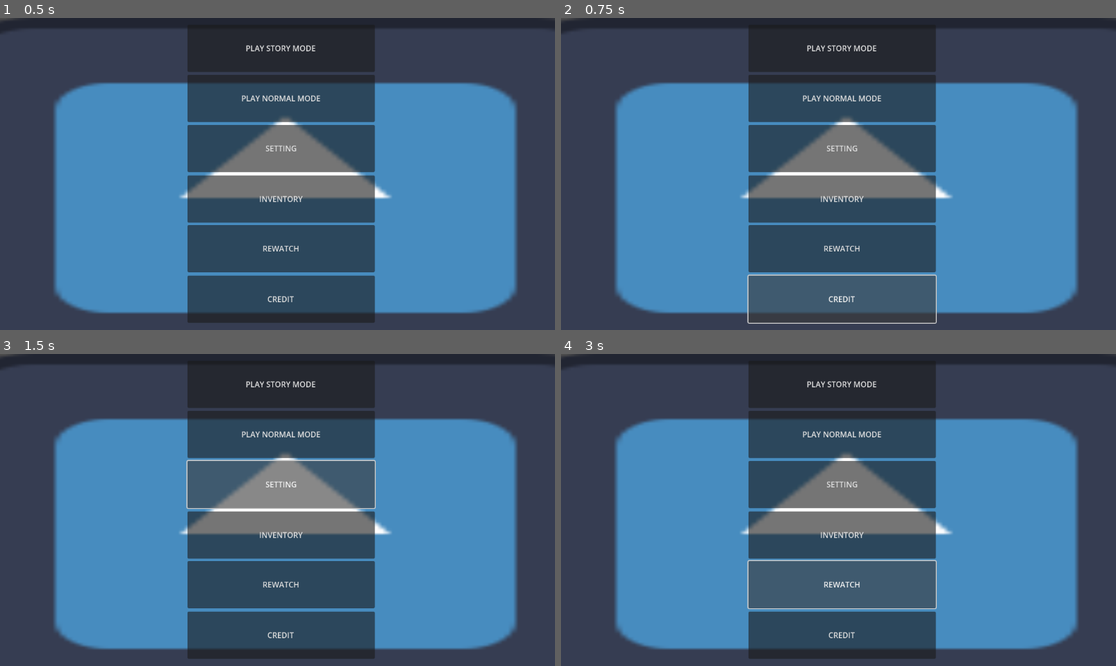
Above: before the commit, frames 1-4 (two rows, left to right).
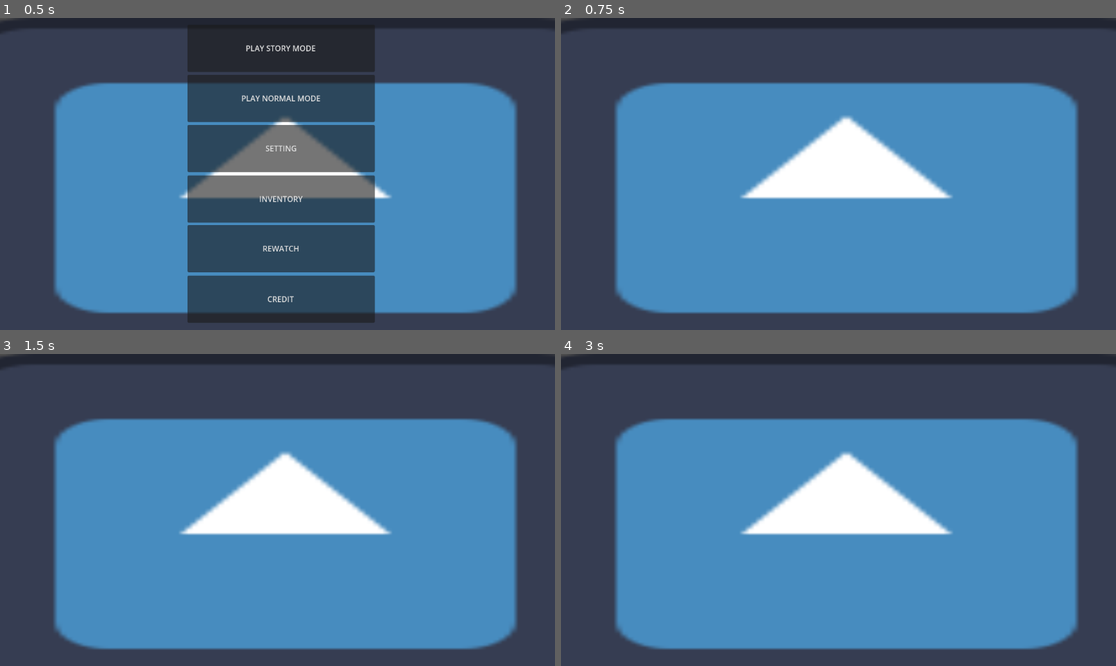
Above: after the commit, the same moments.

Repository: StudioXPEtudiant/25-26.M.S2.MiniGames
Game: Godot game, scene res://ui_setting.tscn
The game is run twice, just before and just after one commit, with the same random seed, the same clock (stepped at 60 frames per second) and the same inputs. The engine's default icon, where the game draws it, is replaced by a stand-in: a white triangle on a blue panel in a dark square.
Inputs (mouse positions are in pixels of both pictures, inside the frame that each line leads up to):
- Up to frame 1 (0.5 s): no input
- Up to frame 2 (0.75 s): click "CREDIT" at 0.5 s
- Up to frame 3 (1.5 s): click (283, 485) at 1.25 s, where only the run before the commit has a clickable "SETTING"
- Up to frame 4 (3 s): click (844, 534) at 2 s, where only the run before the commit has a clickable "INVENTORY"; click (844, 584) at 2.75 s, where only the run before the commit has a clickable "REWATCH"

Frame 1 is identical in both runs. In frame 2, 30% of the frame differs, in the area x 33-68%, y 3-98%; in frame 3, 30%; in frame 4, 30%.

Commit message:
commencement de UI de départ:)

Diff:
--- /dev/null
+++ b/CREDIT.gd
@@ -0,0 +1,11 @@
+extends Button
+
+
+# Called when the node enters the scene tree for the first time.
+func _ready():
+	pass # Replace with function body.
+
+
+# Called every frame. 'delta' is the elapsed time since the previous frame.
+func _process(delta):
+	pass
--- a/ui_setting.tscn
+++ b/ui_setting.tscn
@@ -9,7 +9,7 @@
 scale = Vector2(10.8672, 5.67969)
 texture = ExtResource("1_ror2j")
 
-[node name="Button" type="Button" parent="."]
+[node name="PLAY STORY MODE" type="Button" parent="." groups=["normal setting ui button"]]
 offset_left = 389.0
 offset_top = 14.0
 offset_right = 778.0
@@ -17,7 +17,7 @@
 action_mode = 0
 text = "PLAY STORY MODE"
 
-[node name="Button2" type="Button" parent="."]
+[node name="PLAY NORMAL MODE" type="Button" parent="." groups=["normal setting ui button"]]
 offset_left = 389.0
 offset_top = 118.0
 offset_right = 778.0
@@ -26,7 +26,32 @@
 text = "PLAY NORMAL MODE
 "
 
-[node name="Button3" type="Button" parent="."]
+[node name="SETTING" type="Button" parent="." groups=["normal setting ui button"]]
+offset_left = 389.0
+offset_top = 222.0
+offset_right = 778.0
+offset_bottom = 320.0
+action_mode = 0
+text = "SETTING"
+
+[node name="INVENTORY" type="Button" parent="." groups=["normal setting ui button"]]
+offset_left = 389.0
+offset_top = 327.0
+offset_right = 778.0
+offset_bottom = 425.0
+action_mode = 0
+text = "INVENTORY
+"
+
+[node name="REWATCH" type="Button" parent="." groups=["normal setting ui button"]]
+offset_left = 389.0
+offset_top = 430.0
+offset_right = 778.0
+offset_bottom = 528.0
+action_mode = 0
+text = "REWATCH"
+
+[node name="CREDIT" type="Button" parent="." groups=["normal setting ui button"]]
 offset_left = 389.0
 offset_top = 535.0
 offset_right = 778.0
@@ -35,27 +60,15 @@
 text = "CREDIT
 "
 
-[node name="Button4" type="Button" parent="."]
-offset_left = 389.0
-offset_top = 222.0
-offset_right = 778.0
-offset_bottom = 320.0
-action_mode = 0
-text = "SETTING"
-
-[node name="Button5" type="Button" parent="."]
-offset_left = 389.0
-offset_top = 327.0
-offset_right = 778.0
-offset_bottom = 425.0
-action_mode = 0
-text = "INVENTORY
-"
-
-[node name="Button6" type="Button" parent="."]
-offset_left = 389.0
-offset_top = 430.0
-offset_right = 778.0
-offset_bottom = 528.0
-action_mode = 0
-text = "REWATCH"
+[connection signal="pressed" from="CREDIT" to="PLAY STORY MODE" method="set_visible" binds= [false]]
+[connection signal="pressed" from="CREDIT" to="PLAY STORY MODE" method="set_disabled" binds= [true]]
+[connection signal="pressed" from="CREDIT" to="PLAY NORMAL MODE" method="set_visible" binds= [false]]
+[connection signal="pressed" from="CREDIT" to="PLAY NORMAL MODE" method="set_disabled" binds= [true]]
+[connection signal="pressed" from="CREDIT" to="CREDIT" method="set_visible" binds= [false]]
+[connection signal="pressed" from="CREDIT" to="CREDIT" method="set_disabled" binds= [true]]
+[connection signal="pressed" from="CREDIT" to="SETTING" method="set_visible" binds= [false]]
+[connection signal="pressed" from="CREDIT" to="SETTING" method="set_disabled" binds= [true]]
+[connection signal="pressed" from="CREDIT" to="INVENTORY" method="set_visible" binds= [false]]
+[connection signal="pressed" from="CREDIT" to="INVENTORY" method="set_disabled" binds= [true]]
+[connection signal="pressed" from="CREDIT" to="REWATCH" method="set_visible" binds= [false]]
+[connection signal="pressed" from="CREDIT" to="REWATCH" method="set_disabled" binds= [true]]
